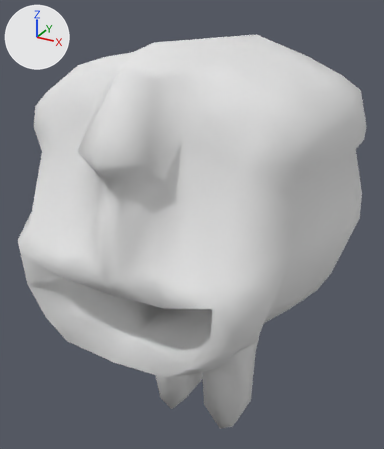
An edit to the FBX model Models/fatMonsteer.fbx, drawn before and after from the same camera.
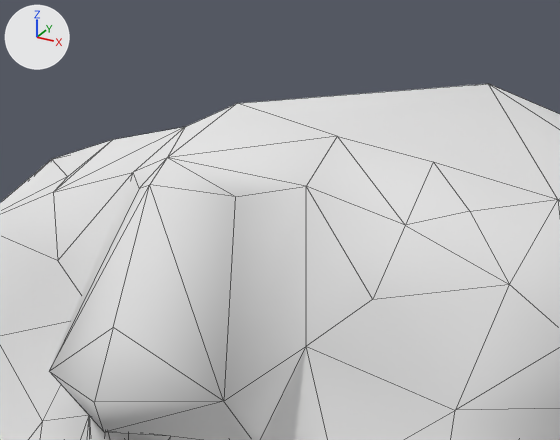
Each version appears first whole from a 50 mm camera at (5.11, -10.62, 4.89) aimed at (-0.49, -0.45, -0.19), and next in a close-up on the part from 15% to 74% of the width and 0% to 40% of the height. Lighting does not change. The marker at upper left points along +X, +Y and +Z. The close-ups show mesh edges as thin lines. Vertices at the same position are counted once.
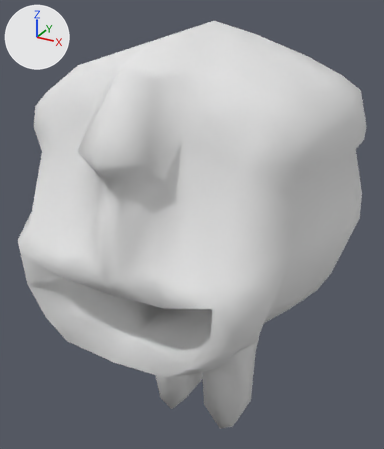
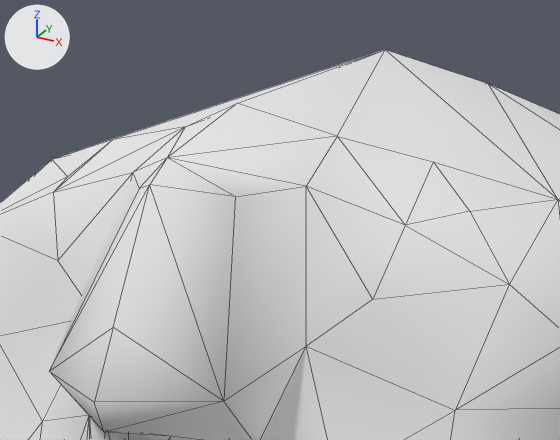
The change, as a list of edits to the scene's bpy script:
```text
Change me_cube:
    used by ob_cube; location = (0.0, 0.0, 0.0); rotation_euler = (1.571, 0.0, 3.142), in degrees (90, 0, 180); scale = (-1.0, -1.0, -1.0)
    remove me_cube.from_pydata(...)  # 321 vertices, 508 faces; spans x -3.3..3.3, y -4.1..5.4, z -3.72..4.42
    add me_cube.from_pydata(...)  # 322 vertices, 512 faces; spans x -3.3..3.3, y -4.35..5.4, z -3.72..4.42
    me_cube part 1: 1 vertex added at x 0.0, y -4.35, z 0.4
```

What differs and where, as boxes [x1, y1, x2, y2] in the close-ups (560 x 440 px):
'Cube', reshaped: before [0, 84, 560, 440]; after [0, 50, 560, 440]
part 1 of me_cube, added: after [75, 50, 557, 199]
